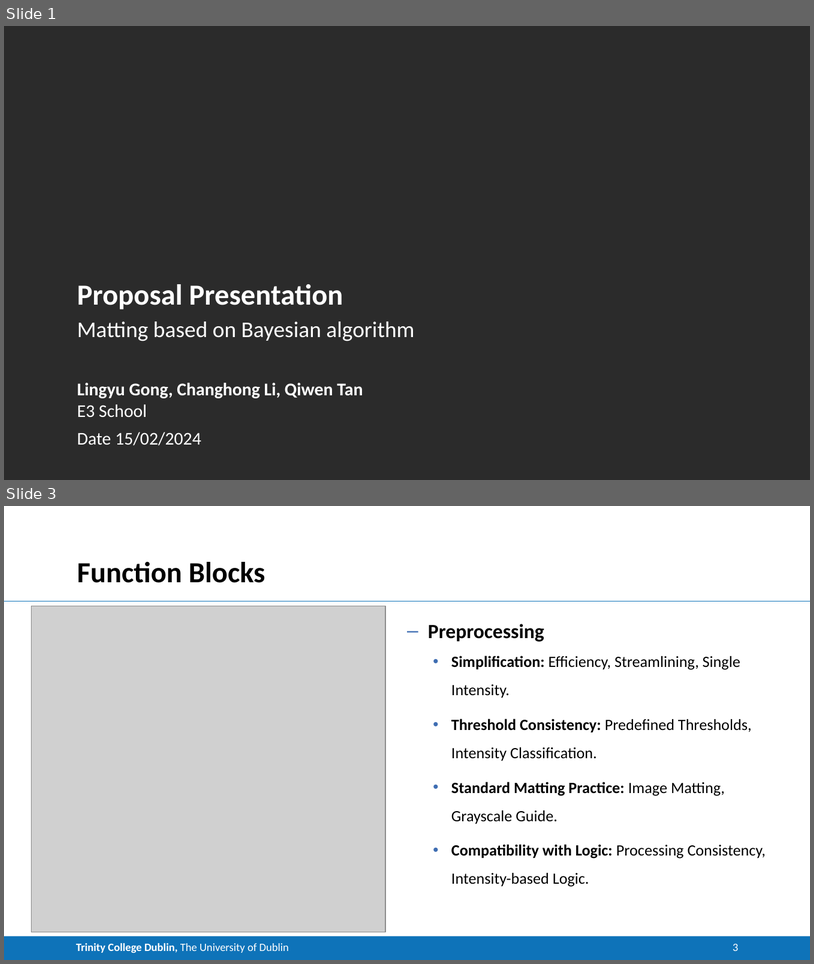
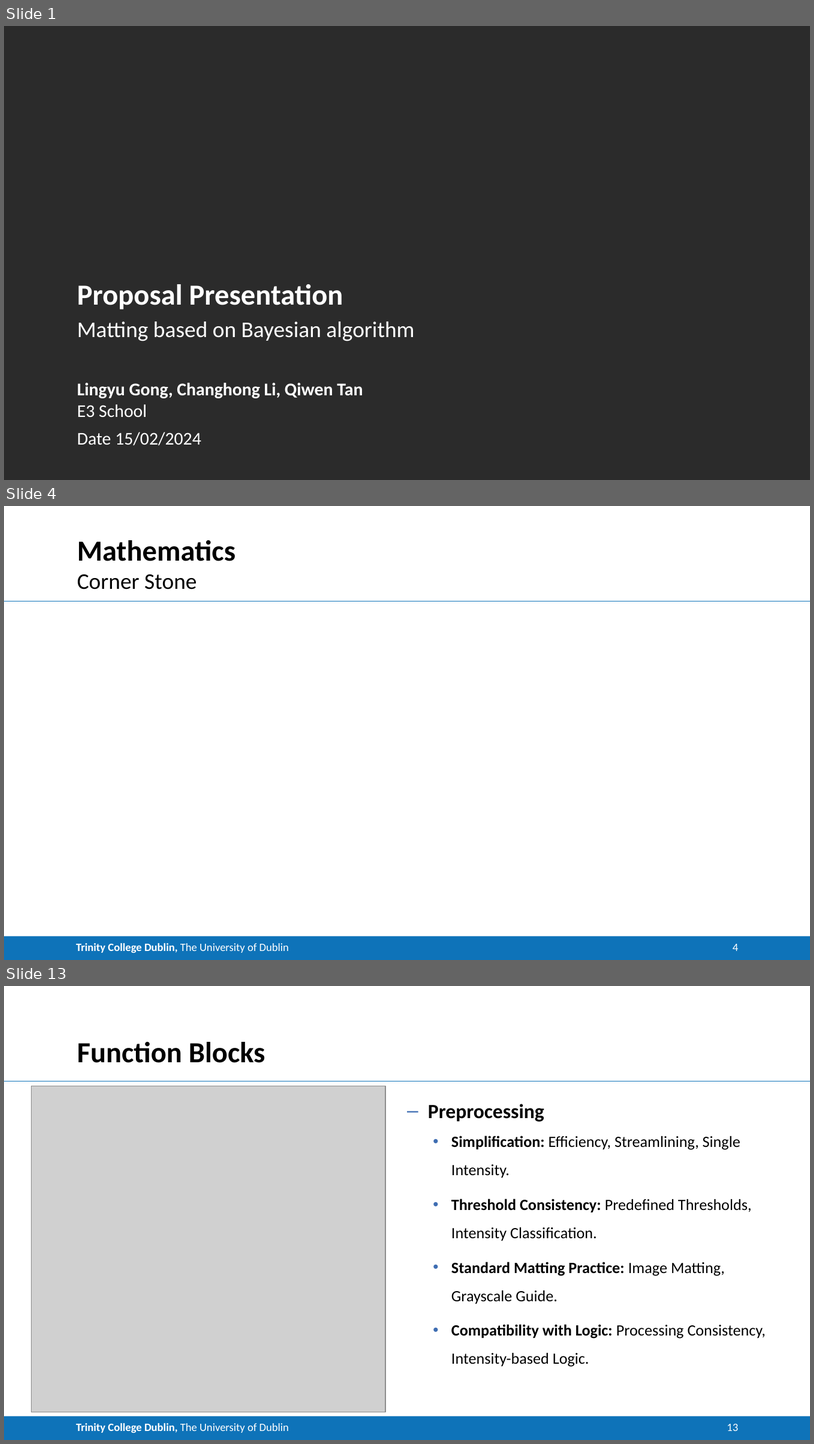
Before and after one commit to CNStanLee/CM_Matting, a slide deck: 002Matlab Project/Project.pptx. Shown one above the other, each under a label of ours: slides 1 and 3 before the commit, slides 1, 4 and 13 after it; the slides between them are not shown. The pictures are 814x964 and 814x1444 pixels, drawn with LibreOffice and Linux fonts; fonts in the diff are those of the drawing; grey boxes stand for pictures; background and template pictures are left out; a plain dark background stands for a picture behind light text. Boxes give left, top, right and bottom in pixels: in the first picture for what was removed or moved away, otherwise in the second. Text is boxed around its words. In the diff, an @@ line names an element or a change of style, - is before the commit and + after.

```diff
--- a/002Matlab Project/Project.pptx
+++ b/002Matlab Project/Project.pptx
@@ slide 4 added at <box>4,506,810,960</box>, background #FFFFFF; not listed: 2 template elements that a slide beside it also shows @@
@@ title added at <box>77,540,236,561</box>, 26 pt, text #000000, bold @@
+Mathematics
@@ text added at <box>77,574,197,589</box>, 20 pt, text #000000 @@
+Corner Stone
@@ page number added at <box>733,943,738,951</box>, 10 pt, text #FFFFFF @@
+4
@@ what was slide 3 is now slide 13 @@
@@ page number at <box>727,1423,738,1431</box>: text changed @@
-3
+13
```
Also in this commit, not shown: 1 slide changed, 9 other slides added, 4 other files.
